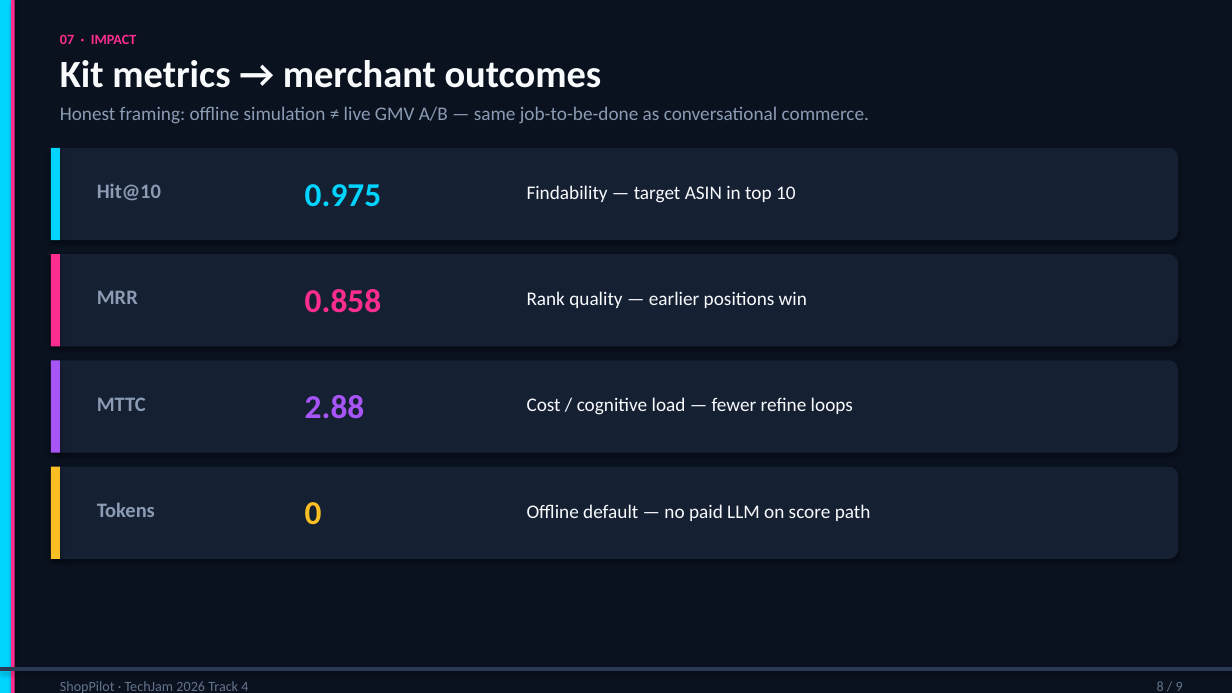
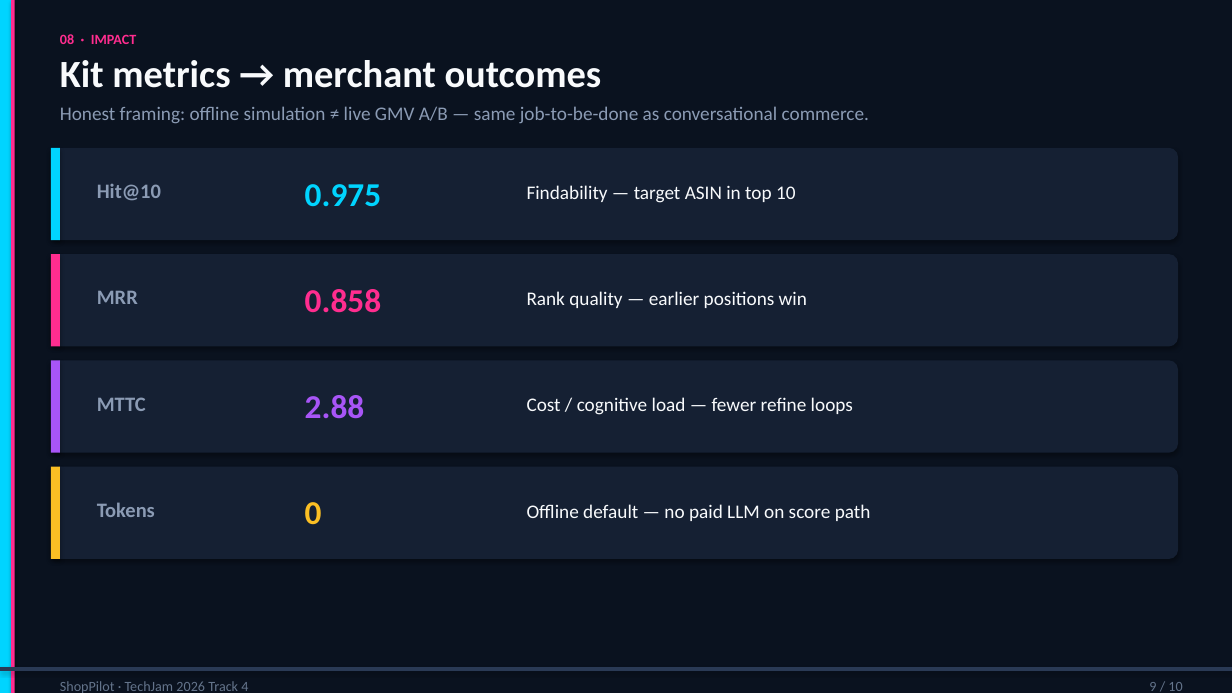
Before and after one commit to algorathem/techjam2026-shopping-copilot, a slide deck: slide 9 of docs/ShopPilot_Demo_Slides.pptx (slide 8 before the commit). Drawn at 1232x693 pixels with LibreOffice and Linux fonts; fonts in the diff are those of the drawing. Boxes give left, top, right and bottom in pixels: in the first picture for what was removed or moved away, otherwise in the second. Text is boxed around its words. In the diff, an @@ line names an element or a change of style, - is before the commit and + after.

```diff
--- a/docs/ShopPilot_Demo_Slides.pptx
+++ b/docs/ShopPilot_Demo_Slides.pptx
@@ text at [60, 34, 137, 44]: text changed @@
-07 · IMPACT
+08 · IMPACT
@@ text at [1149, 682, 1182, 691]: text changed @@
-8 / 9
+9 / 10
```
Also in this commit, not shown: 7 other slides changed, 2 slides added, 1 slide removed, 4 other files.
